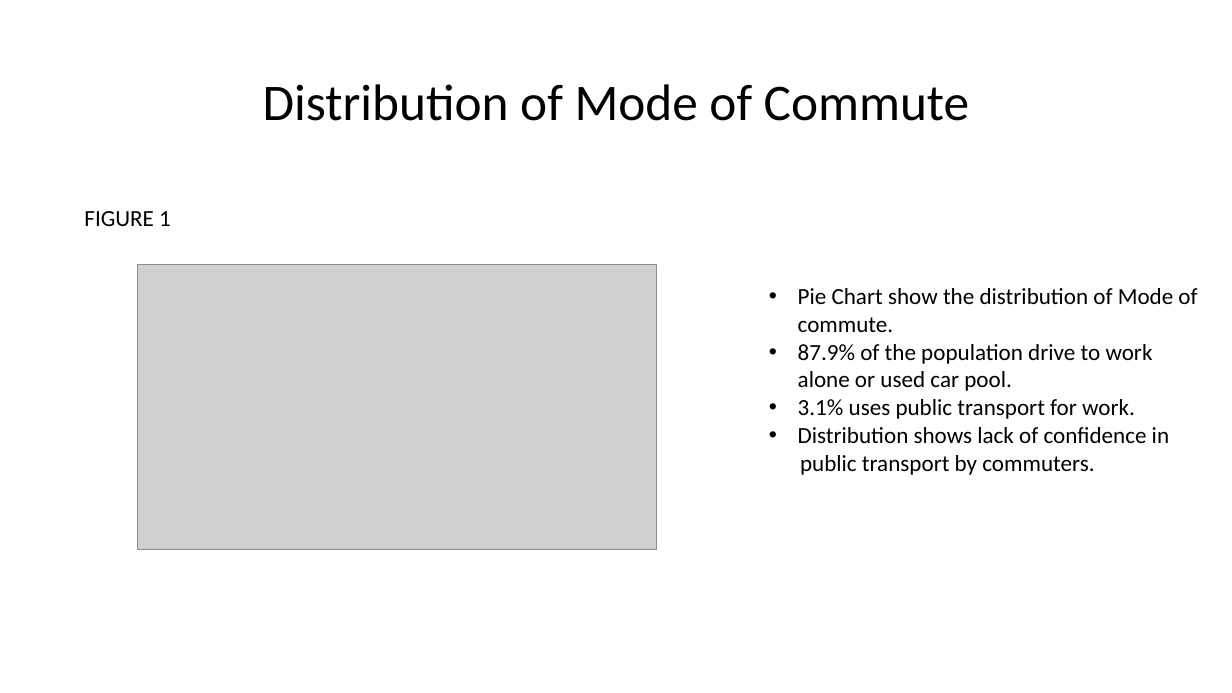
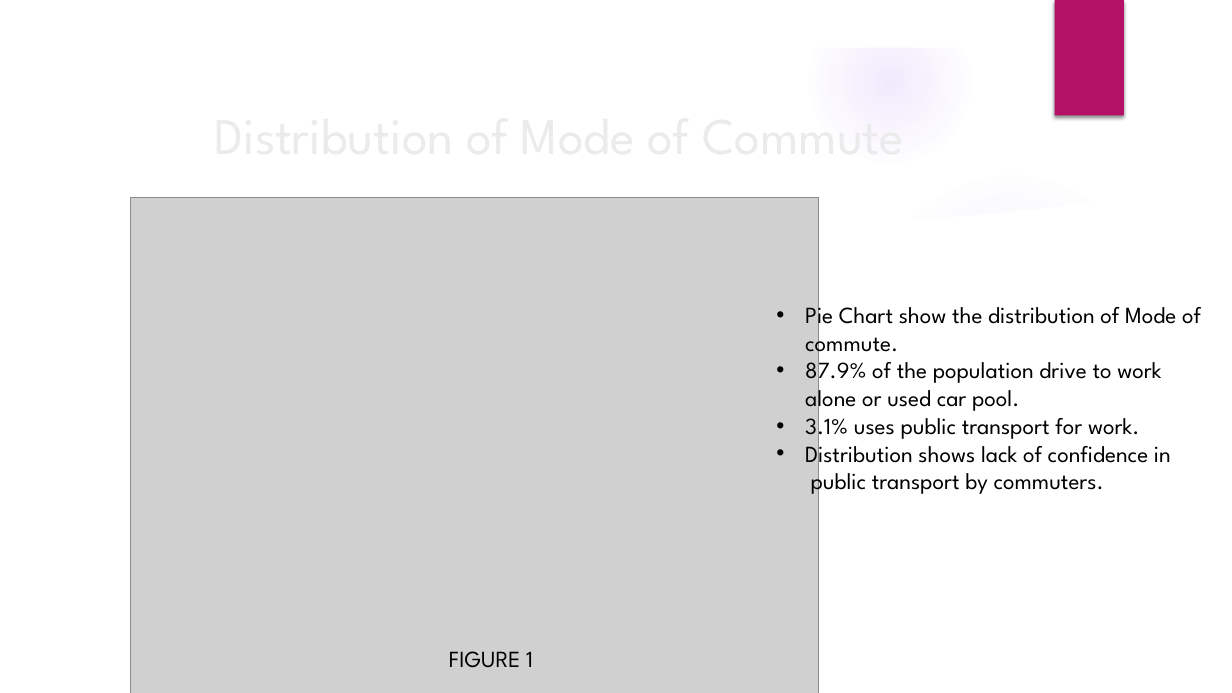
Before and after one commit to rajeshnair1984/Project_Obesity, a slide deck: slide 7 of O3_presentation.pptx (slide 8 before the commit). Drawn at 1232x693 pixels with LibreOffice and Linux fonts; fonts in the diff are those of the drawing; grey boxes stand for pictures; background and template pictures are left out. Boxes give left, top, right and bottom in pixels: in the first picture for what was removed or moved away, otherwise in the second. Text is boxed around its words. In the diff, an @@ line names an element or a change of style, - is before the commit and + after.

```diff
--- a/O3_presentation.pptx
+++ b/O3_presentation.pptx
@@ group added at bbox=[0, 0, 1232, 693]: 4 ellipses, 3 freeform shapes @@
@@ rectangle added at bbox=[1055, 0, 1124, 116], fill #B31166 @@
@@ title "Distribution of Mode of Commute": place and size @@
-title "Distribution of Mode of Commute" at bbox=[263, 84, 969, 121]
+title "Distribution of Mode of Commute" at bbox=[805, 307, 1201, 358]
@@ title "Distribution of Mode of Commute" at bbox=[805, 307, 1201, 358]: font Calibri to League Spartan, text colour #000000 to #EBEBEB; line spacing 0.9 to 1 @@
@@ picture added at bbox=[130, 197, 819, 693] @@
@@ picture removed at bbox=[138, 264, 657, 549] @@
@@ text "Pie Chart show the distribution ...": place and size @@
-text "Pie Chart show the distribution ..." at bbox=[798, 288, 1197, 475]
+text "Pie Chart show the distribution ..." at bbox=[805, 300, 1171, 496]
@@ text "Pie Chart show the distribution ..." at bbox=[805, 300, 1171, 496]: font Calibri to League Spartan @@
@@ text "FIGURE 1" at bbox=[449, 651, 533, 668]: font Calibri to League Spartan @@
@@ text "FIGURE 1": place and size @@
-text "FIGURE 1" at bbox=[84, 211, 171, 226]
+text "FIGURE 1" at bbox=[449, 651, 533, 668]
```
Also in this commit, not shown: 10 other slides changed, 1 slide added, 1 slide removed, 1 other file.
